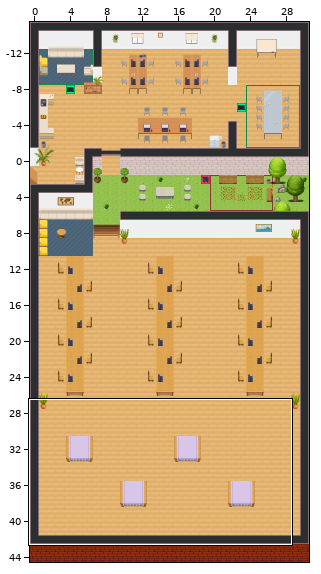
A Tiled map (JSON) gets an edit: office.tmj. Above: a wide view before the commit, with the close-up outlined.
Close-up. Before the edit:
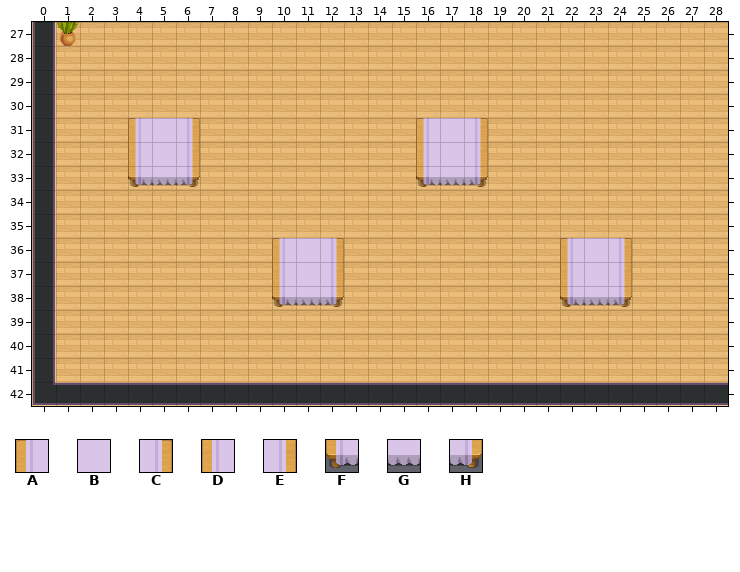
Cells are 32x32 px. Shown: x 0..28, y 27..42. The commit also changed other parts of the map, which this record leaves out. The old version is drawn lined up with the new one.
Key: from "WA_Tables": A 204, B 205, C 206, D 214, E 216, F 224, G 225, H 226.
_ is an empty cell.
Layers that did not change in this view are not listed.
Layer "furniture/furniture2" before, first column x 0:
27 _____________________________
28 _____________________________
29 _____________________________
30 _____________________________
31 ____ABC_________ABC__________
32 ____DBE_________DBE__________
33 ____FGH_________FGH__________
34 _____________________________
35 _____________________________
36 __________ABC_________ABC____
37 __________DBE_________DBE____
38 __________FGH_________FGH____
39 _____________________________
40 _____________________________
41 _____________________________
42 _____________________________
And afterwards:
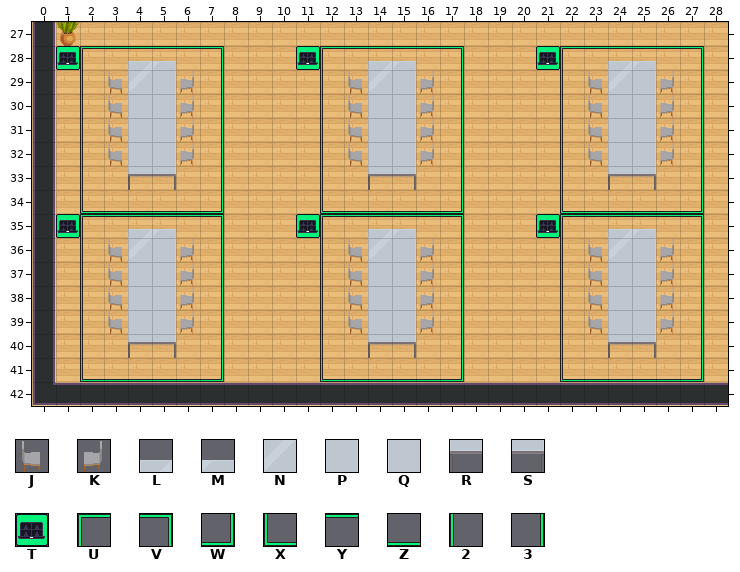
Further tiles: from "WA_Seats": J 119, K 120; from "WA_Tables": L 5, M 6, N 15, P 17, Q 17 flipped left-right, R 25, S 27; from "WA_User_Interface": T 21, U 161, V 162, W 163, X 164, Y 165, Z 166, 2 167, 3 168.
Diff:
map size 31x60 -> 31x45 cells (old content now starts at 0,-15; both pictures use the new coordinates)
Layer "floor/floor2":
y 28: x 1..7 _______ -> TUYYYYV; x 11..17 _______ -> TUYYYYV; x 21..27 _______ -> TUYYYYV
y 29..33: x 2 _ -> 2; x 7 _ -> 3; x 12 _ -> 2; x 17 _ -> 3; x 22 _ -> 2; x 27 _ -> 3
y 34: x 2..7 ______ -> XZZZZW; x 12..17 ______ -> XZZZZW; x 22..27 ______ -> XZZZZW
y 35: x 1..7 _______ -> TUYYYYV; x 11..17 _______ -> TUYYYYV; x 21..27 _______ -> TUYYYYV
y 36..40: x 2 _ -> 2; x 7 _ -> 3; x 12 _ -> 2; x 17 _ -> 3; x 22 _ -> 2; x 27 _ -> 3
y 41: x 2..7 ______ -> XZZZZW; x 12..17 ______ -> XZZZZW; x 22..27 ______ -> XZZZZW
Layer "furniture/furniture2":
y 29: x 3..6 ____ -> JNPK; x 13..16 ____ -> JNPK; x 23..26 ____ -> JNPK
y 30: x 3..6 ____ -> JQPK; x 13..16 ____ -> JQPK; x 23..26 ____ -> JQPK
y 31: x 3..6 _ABC -> JQPK; x 13..18 ___ABC -> JQPK__; x 23..26 ____ -> JQPK
y 32: x 3..6 _DBE -> JQPK; x 13..18 ___DBE -> JQPK__; x 23..26 ____ -> JQPK
y 33: x 4..6 FGH -> RS_; x 14..18 __FGH -> RS___; x 24..25 __ -> RS
y 36: x 3..6 ____ -> JNPK; x 10..16 ABC____ -> ___JNPK; x 22..26 ABC__ -> _JNPK
y 37: x 3..6 ____ -> JQPK; x 10..16 DBE____ -> ___JQPK; x 22..26 DBE__ -> _JQPK
y 38: x 3..6 ____ -> JQPK; x 10..16 FGH____ -> ___JQPK; x 22..26 FGH__ -> _JQPK
y 39: x 3..6 ____ -> JQPK; x 13..16 ____ -> JQPK; x 23..26 ____ -> JQPK
y 40: x 4..5 __ -> RS; x 14..15 __ -> RS; x 24..25 __ -> RS
Layer "above/above1":
y 28: x 4..5 __ -> LM; x 14..15 __ -> LM; x 24..25 __ -> LM
y 35: x 4..5 __ -> LM; x 14..15 __ -> LM; x 24..25 __ -> LM
Pixel boxes of the changes (left, top, right, bottom) in both close-ups:
changed: (56, 46, 224, 382)
changed: (272, 46, 488, 382)
changed: (536, 46, 704, 382)
